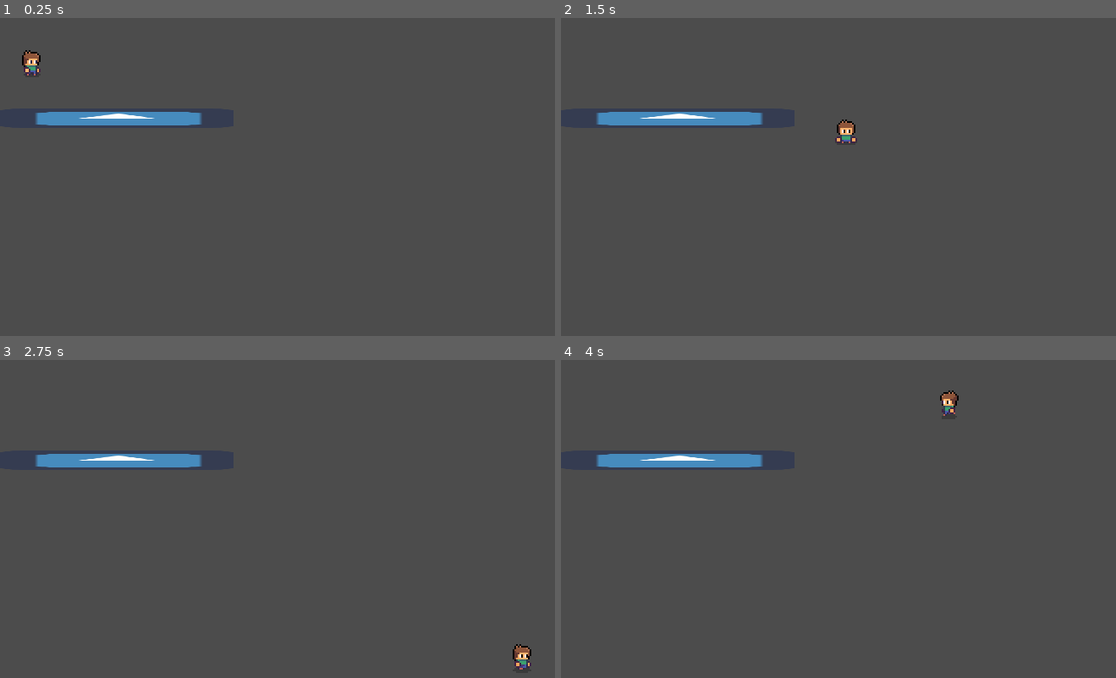
Above: before the commit, frames 1-4 (two rows, left to right).
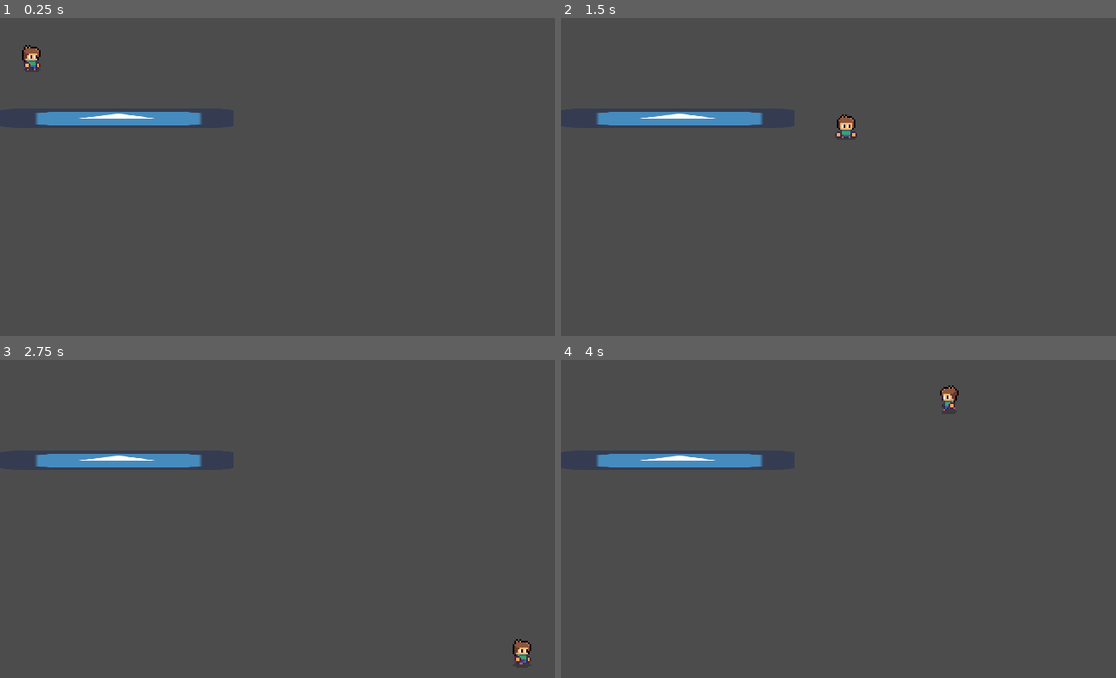
Above: after the commit, the same moments.

Repository: nicolassantibanez/music-hell
Game: Godot game, scene res://scenes/main.tscn
Two runs of this game, one before a commit and one after it. Both use one fixed random seed, a clock stepped at 60 frames per second and the inputs below. The engine's default icon, where the game draws it, is replaced by a stand-in: a white triangle on a blue panel in a dark square.
Inputs (mouse positions are in pixels of both pictures, inside the frame that each line leads up to):
- Up to frame 1 (0.25 s): no input
- Up to frame 2 (1.5 s): move the mouse to (1049, 170) at 0.52 s; hold D (move_right) 0.53-1.28 s; click (1049, 170) at 0.67 s; move the mouse to (766, 205) at 1.27 s; hold S (move_down) from 1.28 s (still down)
- Up to frame 3 (2.75 s): move the mouse to (405, 455) at 2.02 s; release S (move_down) at 2.03 s; hold D (move_right) from 2.03 s (still down)
- Up to frame 4 (4 s): move the mouse to (866, 595) at 2.77 s; release D (move_right) at 2.78 s; hold W (move_up) 2.78-3.53 s; click (866, 595) at 2.92 s; move the mouse to (1104, 579) at 3.52 s; hold A (move_left) from 3.53 s (still down)

The runs differ from the first frame. In frame 1, 0.2% of the frame differs, in the area x 3-8%, y 8-19%; in frame 2, 0.3%, in the area x 49-54%, y 30-40%; in frame 3, 0.2%; in frame 4, 0.2%.

Commit message:
se cambia caja de colision

Diff:
--- a/scenes/Prota.tscn
+++ b/scenes/Prota.tscn
@@ -6,7 +6,7 @@
 
 [sub_resource type="CapsuleShape2D" id=1]
 radius = 4.0
-height = 6.0
+height = 0.0
 
 [sub_resource type="Animation" id=2]
 length = 0.001
@@ -440,6 +440,7 @@
 [node name="Pivot" type="Node2D" parent="."]
 
 [node name="Sprite" type="Sprite" parent="Pivot"]
+position = Vector2( 0, -3 )
 texture = ExtResource( 1 )
 hframes = 2
 vframes = 4
